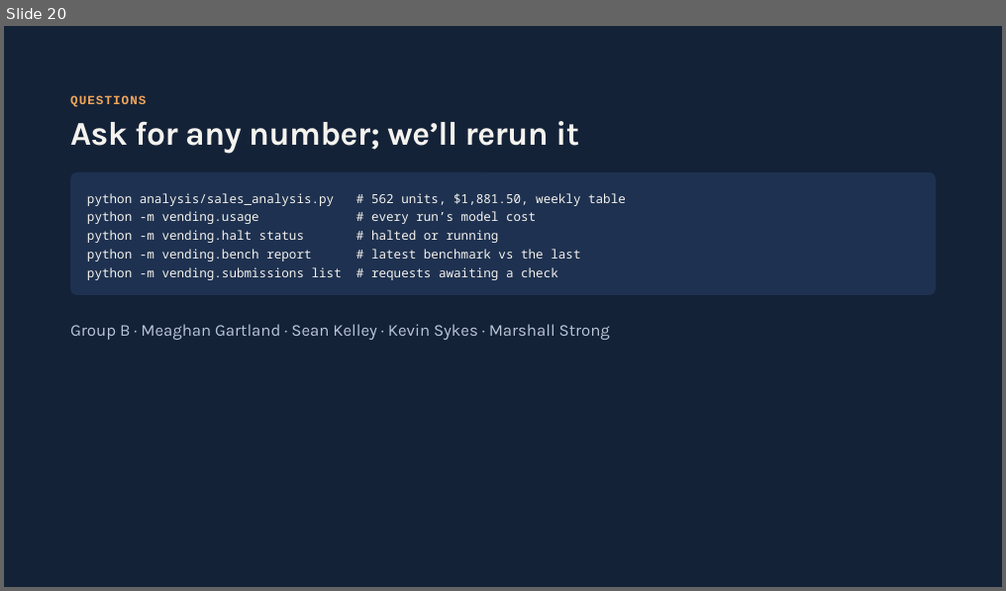
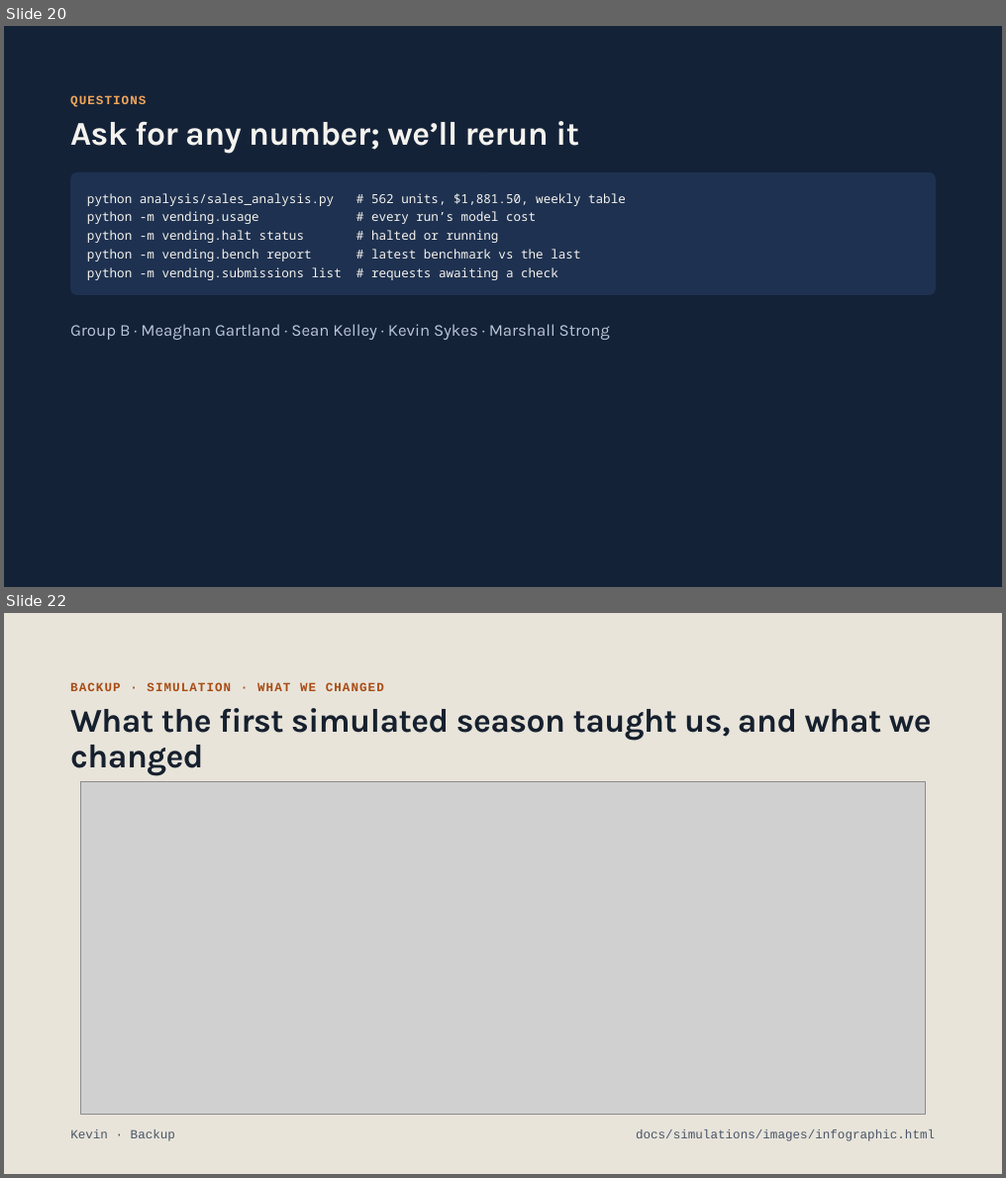
Before and after one commit to marshall-strong/agentic-vending, a slide deck: docs/presentation/group-b-final-presentation.pptx. Shown one above the other, each under a label of ours: slide 20 before the commit, slides 20 and 22 after it; the slides between them are not shown. The pictures are 1006x591 and 1006x1178 pixels, drawn with LibreOffice and Linux fonts; fonts in the diff are those of the drawing; grey boxes stand for pictures. Boxes give left, top, right and bottom in pixels: in the first picture for what was removed or moved away, otherwise in the second. Text is boxed around its words. In the diff, an @@ line names an element or a change of style, - is before the commit and + after.

```diff
--- a/docs/presentation/group-b-final-presentation.pptx
+++ b/docs/presentation/group-b-final-presentation.pptx
@@ slide 22 added at box(4, 613, 1002, 1174), background #E8E4DA @@
@@ text added at box(70, 682, 384, 691), 12 pt, text #A94C14, bold @@
+BACKUP · SIMULATION · WHAT WE CHANGED
@@ title added at box(70, 708, 932, 741), 32 pt, text #16202E, bold @@
+What the first simulated season taught us, and what we changed
@@ picture added at box(81, 781, 925, 1115) @@
@@ text added at box(70, 1130, 175, 1142), 12 pt, text #4A5568 @@
+Kevin · Backup
@@ text added at box(636, 1130, 935, 1142), 12 pt, text #4A5568 @@
+docs/simulations/images/infographic.html
```
Also in this commit, not shown: 1 other slide added.
